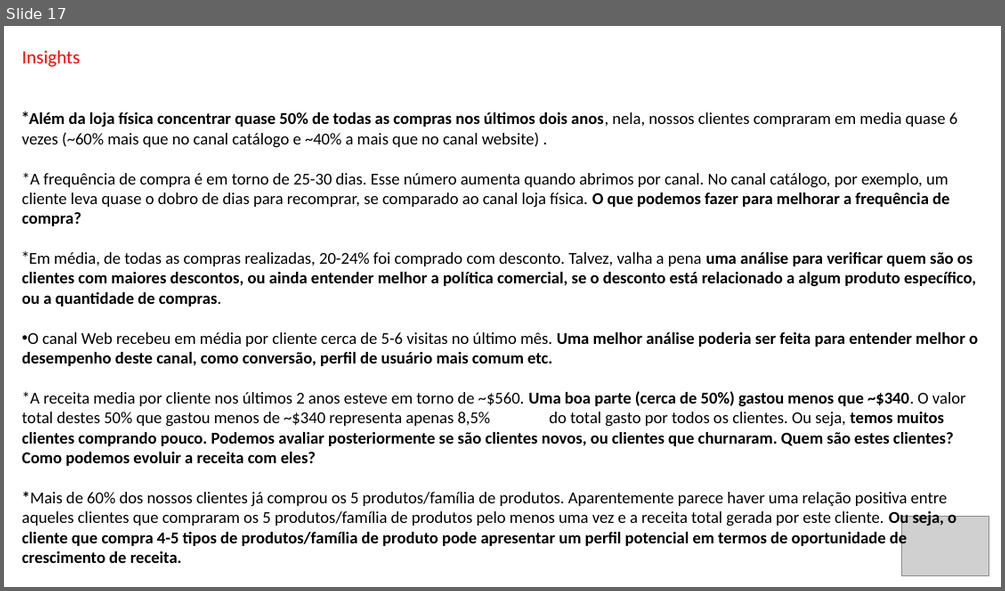
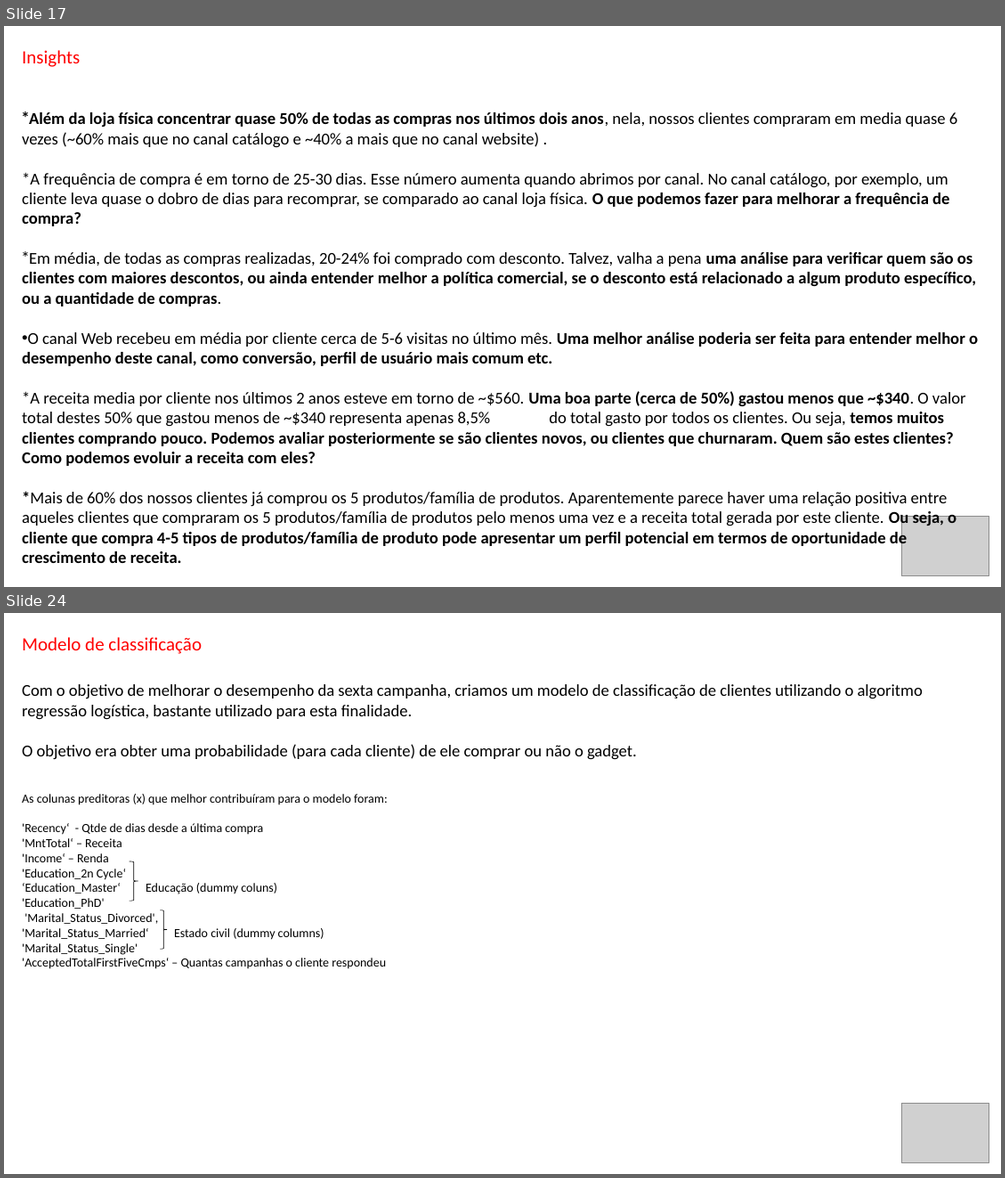
Before and after one commit to Danielgmelo/ifood, a slide deck: my_project/iFood CRM Data Analyst Case.pptx. Shown one above the other, each under a label of ours: slide 17 before the commit, slides 17 and 24 after it; the slides between them are not shown. The pictures are 1005x591 and 1005x1178 pixels, drawn with LibreOffice and Linux fonts; fonts in the diff are those of the drawing; grey boxes stand for pictures. Boxes give left, top, right and bottom in pixels: in the first picture for what was removed or moved away, otherwise in the second. Text is boxed around its words. In the diff, an @@ line names an element or a change of style, - is before the commit and + after.

```diff
--- a/my_project/iFood CRM Data Analyst Case.pptx
+++ b/my_project/iFood CRM Data Analyst Case.pptx
@@ slide 24 added at (x1=4, y1=613, x2=1001, y2=1174), background #FFFFFF @@
@@ text added at (x1=22, y1=637, x2=202, y2=654), 18 pt, text #FF0000 @@
+Modelo de classificação
@@ text added at (x1=22, y1=684, x2=922, y2=760), 16 pt, text #000000 @@
+Com o objetivo de melhorar o desempenho da sexta campanha, criamos um modelo de classificação de clientes utilizando o algoritmo regressão logística, bastante utilizado para esta finalidade.
+O objetivo era obter uma probabilidade (para cada cliente) de ele comprar ou não o gadget.
@@ text added at (x1=22, y1=794, x2=388, y2=969), 12 pt, text #000000 @@
+As colunas preditoras (x) que melhor contribuíram para o modelo foram:
+'Recency‘ - Qtde de dias desde a última compra
+'MntTotal‘ – Receita
+'Income‘ – Renda
+'Education_2n Cycle‘
+‘Education_Master‘ Educação (dummy coluns)
+'Education_PhD'
+'Marital_Status_Divorced',
+'Marital_Status_Married‘ Estado civil (dummy columns)
+'Marital_Status_Single'
+'AcceptedTotalFirstFiveCmps‘ – Quantas campanhas o cliente respondeu
@@ right brace added at (x1=129, y1=861, x2=138, y2=900), outline #000000 0.5 pt @@
@@ right brace added at (x1=161, y1=910, x2=167, y2=949), outline #000000 0.5 pt @@
@@ picture added at (x1=901, y1=1103, x2=989, y2=1163) @@
```
Also in this commit, not shown: 3 slides changed, 9 other slides added, 1 slide removed, 8 other files.
